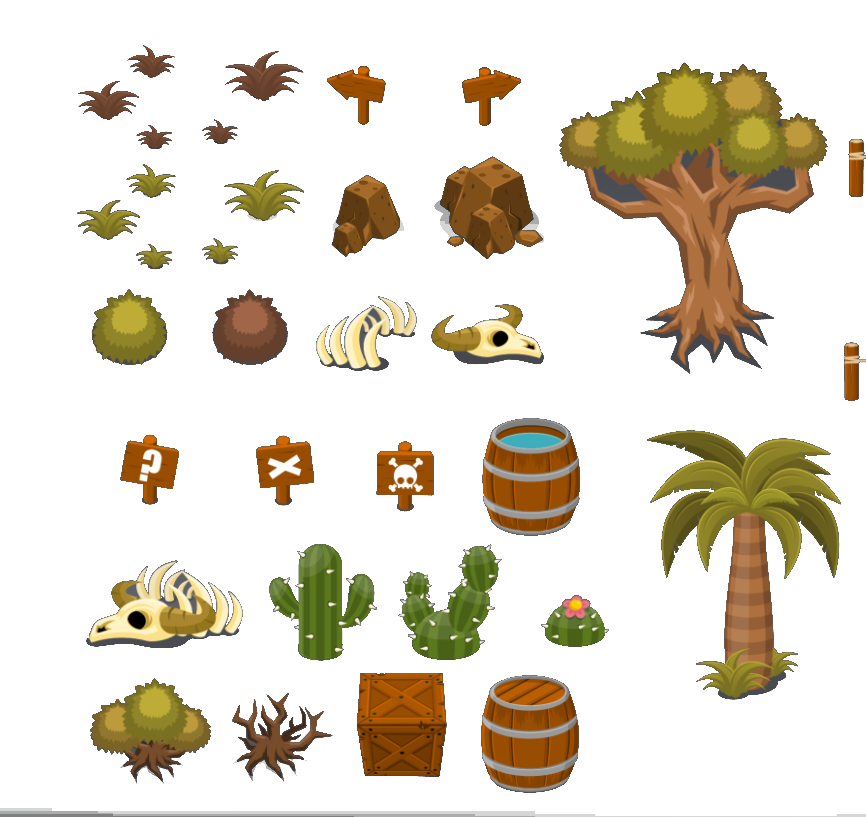
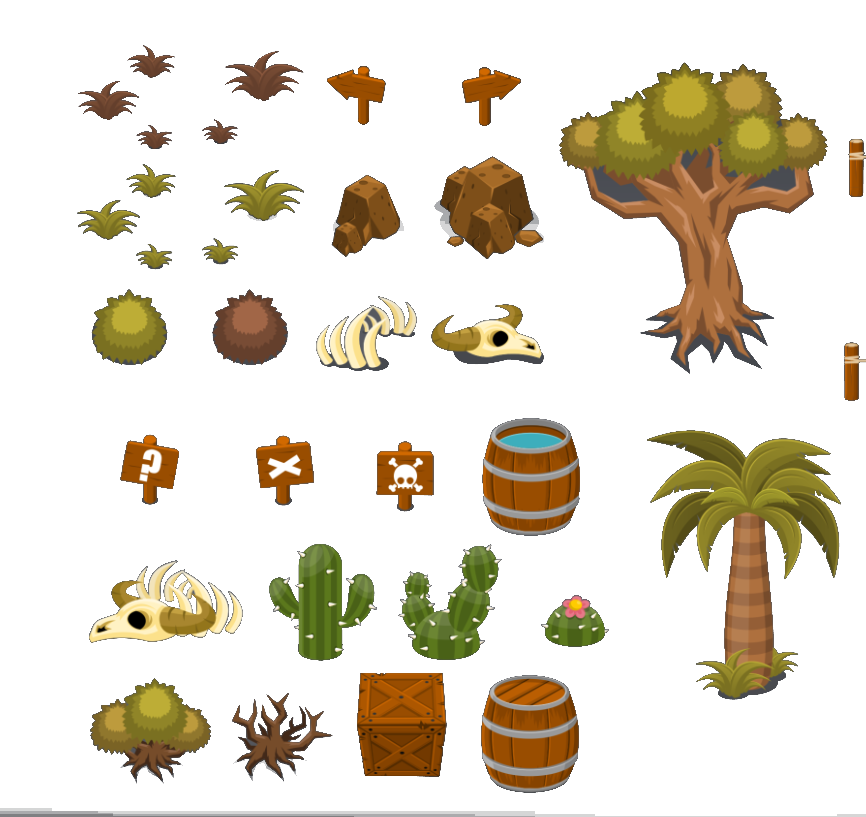
Layered file, before and after one edit (866x817). Changes by layer:
painted on "westernprop.PNG" over [86, 573, 239, 648]
